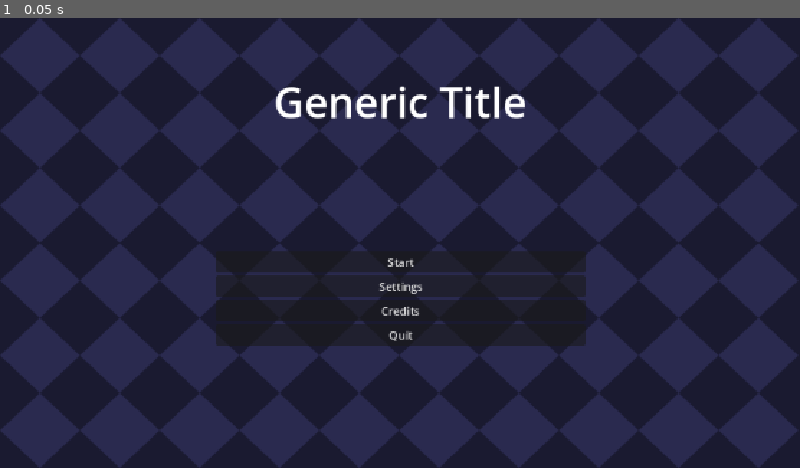
Above: before the commit, frame 1.
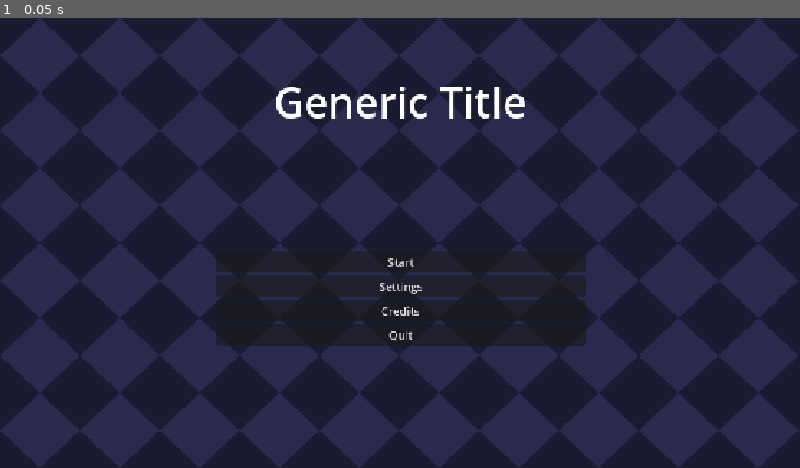
Above: after the commit, the same moment.

Repository: yibist/countDown
Game: Godot game, scene res://scene/main.tscn
The game is run twice, just before and just after one commit, with the same random seed, the same clock (stepped at 60 frames per second) and the same inputs.
Inputs:
- Up to frame 1 (0.05 s): no input

The runs differ from the first frame. In frame 1, 0.5% of the frame differs, in the area x 34-66%, y 15-72%.

Commit message:
adds player

Diff:
--- a/assets/icon.svg
+++ /dev/null
@@ -1 +0,0 @@
-<svg xmlns="http://www.w3.org/2000/svg" width="128" height="128"><rect width="124" height="124" x="2" y="2" fill="#363d52" stroke="#212532" stroke-width="4" rx="14"/><g fill="#fff" transform="translate(12.322 12.322)scale(.101)"><path d="M105 673v33q407 354 814 0v-33z"/><path fill="#478cbf" d="m105 673 152 14q12 1 15 14l4 67 132 10 8-61q2-11 15-15h162q13 4 15 15l8 61 132-10 4-67q3-13 15-14l152-14V427q30-39 56-81-35-59-83-108-43 20-82 47-40-37-88-64 7-51 8-102-59-28-123-42-26 43-46 89-49-7-98 0-20-46-46-89-64 14-123 42 1 51 8 102-48 27-88 64-39-27-82-47-48 49-83 108 26 42 56 81zm0 33v39c0 276 813 276 814 0v-39l-134 12-5 69q-2 10-14 13l-162 11q-12 0-16-11l-10-65H446l-10 65q-4 11-16 11l-162-11q-12-3-14-13l-5-69z"/><path d="M483 600c0 34 58 34 58 0v-86c0-34-58-34-58 0z"/><circle cx="725" cy="526" r="90"/><circle cx="299" cy="526" r="90"/></g><g fill="#414042" transform="translate(12.322 12.322)scale(.101)"><circle cx="307" cy="532" r="60"/><circle cx="717" cy="532" r="60"/></g></svg>
--- /dev/null
+++ b/level1.tscn
@@ -0,0 +1,16 @@
+[gd_scene format=3 uid="uid://ck3j3v4257r4y"]
+
+[ext_resource type="PackedScene" uid="uid://ckrag6qa4otci" path="res://scene/player.tscn" id="1_jwv3a"]
+
+[sub_resource type="WorldBoundaryShape2D" id="WorldBoundaryShape2D_5jg4h"]
+distance = -93.0
+
+[node name="Map" type="Node2D" unique_id=1355848155]
+
+[node name="floor" type="StaticBody2D" parent="." unique_id=1776009086]
+
+[node name="CollisionShape2D" type="CollisionShape2D" parent="floor" unique_id=1117140724]
+position = Vector2(0, 73)
+shape = SubResource("WorldBoundaryShape2D_5jg4h")
+
+[node name="Player" parent="." unique_id=1029642626 instance=ExtResource("1_jwv3a")]
--- a/project.godot
+++ b/project.godot
@@ -13,18 +13,42 @@
 config/name="countDown"
 run/main_scene="uid://mh51cbgar6w"
 config/features=PackedStringArray("4.7", "Forward Plus")
-config/icon="res://assets/icon.svg"
 
 [display]
 
 window/stretch/mode="canvas_items"
 window/stretch/aspect="expand"
 
-[file_customization]
+[dotnet]
 
-folder_colors={
-"res://assets/": "red",
-"res://scene/": "orange"
+project/assembly_name="countDown"
+
+[input]
+
+moveRight={
+"deadzone": 0.2,
+"events": [Object(InputEventKey,"resource_local_to_scene":false,"resource_name":"","device":-1,"window_id":0,"alt_pressed":false,"shift_pressed":false,"ctrl_pressed":false,"meta_pressed":false,"pressed":false,"keycode":0,"physical_keycode":68,"key_label":0,"unicode":100,"location":0,"echo":false,"script":null)
+]
+}
+moveLeft={
+"deadzone": 0.2,
+"events": [Object(InputEventKey,"resource_local_to_scene":false,"resource_name":"","device":-1,"window_id":0,"alt_pressed":false,"shift_pressed":false,"ctrl_pressed":false,"meta_pressed":false,"pressed":false,"keycode":0,"physical_keycode":65,"key_label":0,"unicode":97,"location":0,"echo":false,"script":null)
+]
+}
+jump={
+"deadzone": 0.2,
+"events": [Object(InputEventKey,"resource_local_to_scene":false,"resource_name":"","device":-1,"window_id":0,"alt_pressed":false,"shift_pressed":false,"ctrl_pressed":false,"meta_pressed":false,"pressed":false,"keycode":0,"physical_keycode":32,"key_label":0,"unicode":32,"location":0,"echo":false,"script":null)
+]
+}
+grapleHook={
+"deadzone": 0.2,
+"events": [Object(InputEventMouseButton,"resource_local_to_scene":false,"resource_name":"","device":-1,"window_id":0,"alt_pressed":false,"shift_pressed":false,"ctrl_pressed":false,"meta_pressed":false,"button_mask":1,"position":Vector2(294, 3),"global_position":Vector2(303, 51),"factor":1.0,"button_index":1,"canceled":false,"pressed":true,"double_click":false,"script":null)
+]
+}
+reelInGrapleHook={
+"deadzone": 0.2,
+"events": [Object(InputEventMouseButton,"resource_local_to_scene":false,"resource_name":"","device":-1,"window_id":0,"alt_pressed":false,"shift_pressed":false,"ctrl_pressed":false,"meta_pressed":false,"button_mask":2,"position":Vector2(70, 25),"global_position":Vector2(79, 73),"factor":1.0,"button_index":2,"canceled":false,"pressed":true,"double_click":false,"script":null)
+]
 }
 
 [physics]
@@ -33,4 +57,5 @@
 
 [rendering]
 
+textures/canvas_textures/default_texture_filter=0
 rendering_device/driver.windows="d3d12"
--- /dev/null
+++ b/scene/player.tscn
@@ -0,0 +1,16 @@
+[gd_scene format=3 uid="uid://ckrag6qa4otci"]
+
+[ext_resource type="Script" uid="uid://bn1tvk6sjg0xl" path="res://scripts/player.gd" id="1_onrkg"]
+[ext_resource type="Texture2D" uid="uid://br638wqt42lhb" path="res://assets/Wheel.png" id="2_i3pqv"]
+
+[sub_resource type="CircleShape2D" id="CircleShape2D_5jg4h"]
+radius = 30.0
+
+[node name="Player" type="CharacterBody2D" unique_id=1029642626]
+script = ExtResource("1_onrkg")
+
+[node name="CollisionShape2D" type="CollisionShape2D" parent="." unique_id=132594744]
+shape = SubResource("CircleShape2D_5jg4h")
+
+[node name="Sprite2D" type="Sprite2D" parent="." unique_id=1377413065]
+texture = ExtResource("2_i3pqv")
--- /dev/null
+++ b/scripts/player.gd
@@ -0,0 +1,23 @@
+extends CharacterBody2D
+
+
+const SPEED = 300.0
+const JUMP_VELOCITY = -400.0
+const ACCELERATION = 20.0
+const FRICTION = 8.0
+
+
+func _physics_process(delta: float) -> void:
+	if not is_on_floor():
+		velocity += get_gravity() * delta
+
+	if Input.is_action_pressed("jump") and is_on_floor():
+		velocity.y = JUMP_VELOCITY
+
+	var direction := Input.get_axis("moveLeft", "moveRight")
+	if direction:
+		velocity.x = move_toward(velocity.x, direction * SPEED, ACCELERATION)
+	elif is_on_floor():
+		velocity.x = move_toward(velocity.x, 0, FRICTION)
+
+	move_and_slide()
Binary file added: assets/Wheel.png
Not shown, changed: assets/Wheel.png.import
Not shown, added: scripts/player.gd.uid
